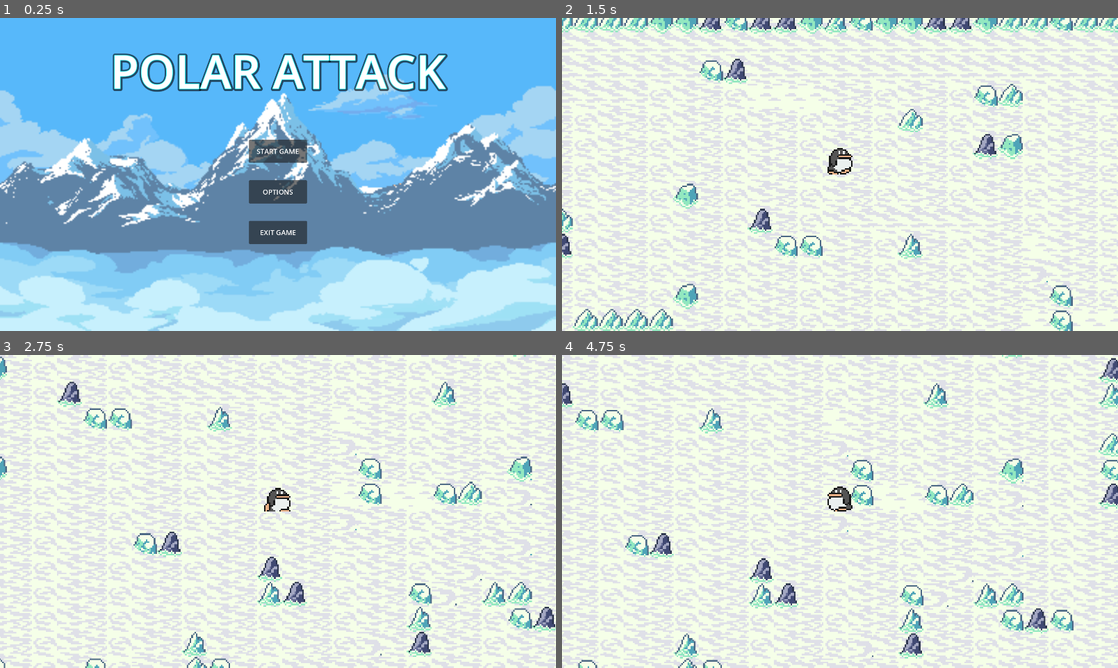
Above: before the commit, frames 1-4 (two rows, left to right).
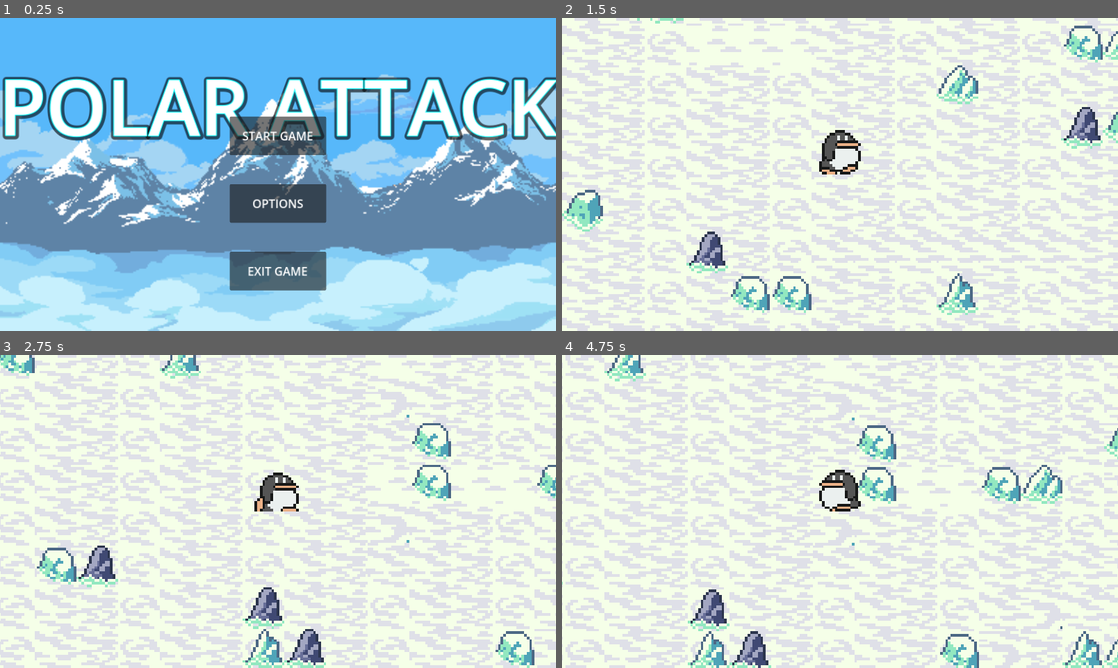
Above: after the commit, the same moments.

Repository: fossaplex/PolarAttack
Game: Godot game, scene res://Scenes/MainMenu/main_menu.tscn
The game is run twice, just before and just after one commit, with the same random seed, the same clock (stepped at 60 frames per second) and the same inputs.
Inputs (mouse positions are in pixels of both pictures, inside the frame that each line leads up to):
- Up to frame 1 (0.25 s): no input
- Up to frame 2 (1.5 s): click "START GAME" at 0.5 s; tap Enter at 1.25 s; move the mouse to (962, 158) at 1.27 s; hold D (move_right) from 1.28 s (still down); click (962, 158) at 1.35 s
- Up to frame 3 (2.75 s): move the mouse to (166, 527) at 2.02 s; release D (move_right) at 2.03 s; hold S (move_down) from 2.03 s (still down); right-click (166, 527) at 2.1 s
- Up to frame 4 (4.75 s): move the mouse to (895, 442) at 2.77 s; release S (move_down) at 2.78 s; hold D (move_right) 2.78-3.53 s; click (895, 442) at 2.85 s; move the mouse to (812, 574) at 3.52 s; hold W (move_up) 3.53-4.28 s; right-click (812, 574) at 3.6 s; click (812, 574) at 3.67 s; move the mouse to (1006, 558) at 4.27 s; hold A (move_left) from 4.28 s (still down); click (1006, 558) at 4.35 s

The runs differ from the first frame. In frame 1, 21% of the frame differs, in the area x 0-100%, y 11-88%; in frame 2, 49%; in frame 3, 49%; in frame 4, 49%, in the area x 0-100%, y 0-100%.

Commit message:
Add custom resizing and window modes

Diff:
--- /dev/null
+++ b/Scenes/OptionsMenu/options_display_button.tscn
@@ -0,0 +1,29 @@
+[gd_scene format=3 uid="uid://byv3d85wpmmt5"]
+
+[node name="OptionsDisplayButton" type="Control"]
+layout_mode = 3
+anchors_preset = 15
+anchor_right = 1.0
+anchor_bottom = 1.0
+grow_horizontal = 2
+grow_vertical = 2
+
+[node name="HBoxContainer" type="HBoxContainer" parent="."]
+layout_mode = 0
+offset_right = 40.0
+offset_bottom = 40.0
+theme_override_constants/separation = 160
+
+[node name="Label" type="Label" parent="HBoxContainer"]
+custom_minimum_size = Vector2(264, 0)
+layout_mode = 2
+theme_override_font_sizes/font_size = 32
+text = "BASE_LABEL"
+vertical_alignment = 1
+
+[node name="VSeparator" type="VSeparator" parent="HBoxContainer"]
+layout_mode = 2
+
+[node name="OptionButton" type="OptionButton" parent="HBoxContainer"]
+custom_minimum_size = Vector2(256, 64)
+layout_mode = 2
--- /dev/null
+++ b/Scenes/OptionsMenu/resolution_mode_button.gd
@@ -0,0 +1,26 @@
+extends Control
+
+@onready var option_button = $HBoxContainer/OptionButton as OptionButton
+
+const RESOLUTION_DICTIONARY : Dictionary = {
+	"1152 x 648" : Vector2i(1152, 648),
+	"1280 x 720" : Vector2i(1280, 720),
+	"1920 x 1080": Vector2i(1920, 1080)
+}
+
+func _ready():
+	add_resolution_items()
+	option_button.item_selected.connect(on_resolution_selected)
+
+func add_resolution_items() -> void:
+	for resolution_size_text in RESOLUTION_DICTIONARY:
+		option_button.add_item(resolution_size_text)
+
+func center_window():
+	var center_screen = DisplayServer.screen_get_position() + DisplayServer.screen_get_size()/2
+	var window_size = get_window().get_size_with_decorations()
+	get_window().set_position(center_screen - window_size/2)
+
+func on_resolution_selected(index : int) -> void:
+	DisplayServer.window_set_size(RESOLUTION_DICTIONARY.values()[index])
+	center_window()
--- /dev/null
+++ b/Scenes/OptionsMenu/resolution_mode_button.tscn
@@ -0,0 +1,10 @@
+[gd_scene load_steps=3 format=3 uid="uid://chao0bdsbluv7"]
+
+[ext_resource type="PackedScene" uid="uid://byv3d85wpmmt5" path="res://Scenes/OptionsMenu/options_display_button.tscn" id="1_swpcj"]
+[ext_resource type="Script" path="res://Scenes/OptionsMenu/resolution_mode_button.gd" id="2_mb7yf"]
+
+[node name="Resolution_Mode_Button" instance=ExtResource("1_swpcj")]
+script = ExtResource("2_mb7yf")
+
+[node name="Label" parent="HBoxContainer" index="0"]
+text = "Resolution"
--- a/Scenes/OptionsMenu/settings_tab_container.tscn
+++ b/Scenes/OptionsMenu/settings_tab_container.tscn
@@ -1,6 +1,8 @@
-[gd_scene load_steps=4 format=3 uid="uid://3asuopfcmplq"]
+[gd_scene load_steps=6 format=3 uid="uid://3asuopfcmplq"]
 
+[ext_resource type="PackedScene" uid="uid://x0v7xw2whipr" path="res://Scenes/OptionsMenu/window_mode_button.tscn" id="1_t4oju"]
 [ext_resource type="PackedScene" uid="uid://box3qopvvcx2h" path="res://Scenes/OptionsMenu/hotkey_rebind_button.tscn" id="1_wiyyd"]
+[ext_resource type="PackedScene" uid="uid://chao0bdsbluv7" path="res://Scenes/OptionsMenu/resolution_mode_button.tscn" id="2_a4par"]
 
 [sub_resource type="StyleBoxEmpty" id="StyleBoxEmpty_p8xkq"]
 
@@ -26,7 +28,7 @@
 grow_horizontal = 2
 grow_vertical = 2
 tab_alignment = 1
-current_tab = 2
+current_tab = 1
 
 [node name="Sound" type="TabBar" parent="TabContainer"]
 visible = false
@@ -70,7 +72,6 @@
 text = "Sound 5"
 
 [node name="Graphics" type="TabBar" parent="TabContainer"]
-visible = false
 layout_mode = 2
 
 [node name="MarginContainer" type="MarginContainer" parent="TabContainer/Graphics"]
@@ -85,32 +86,21 @@
 theme_override_constants/margin_right = 24
 theme_override_constants/margin_bottom = 24
 
-[node name="VBoxContainer" type="VBoxContainer" parent="TabContainer/Graphics/MarginContainer"]
+[node name="ScrollContainer" type="ScrollContainer" parent="TabContainer/Graphics/MarginContainer"]
 layout_mode = 2
-theme_override_constants/separation = 64
-alignment = 1
 
-[node name="Label" type="Label" parent="TabContainer/Graphics/MarginContainer/VBoxContainer"]
+[node name="VBoxContainer" type="VBoxContainer" parent="TabContainer/Graphics/MarginContainer/ScrollContainer"]
 layout_mode = 2
-text = "G1"
+theme_override_constants/separation = 100
 
-[node name="Label2" type="Label" parent="TabContainer/Graphics/MarginContainer/VBoxContainer"]
+[node name="Window_Mode_Button" parent="TabContainer/Graphics/MarginContainer/ScrollContainer/VBoxContainer" instance=ExtResource("1_t4oju")]
 layout_mode = 2
-text = "G2"
 
-[node name="Label3" type="Label" parent="TabContainer/Graphics/MarginContainer/VBoxContainer"]
+[node name="Resolution_Mode_Button" parent="TabContainer/Graphics/MarginContainer/ScrollContainer/VBoxContainer" instance=ExtResource("2_a4par")]
 layout_mode = 2
-text = "G3"
-
-[node name="Label4" type="Label" parent="TabContainer/Graphics/MarginContainer/VBoxContainer"]
-layout_mode = 2
-text = "G4"
-
-[node name="Label5" type="Label" parent="TabContainer/Graphics/MarginContainer/VBoxContainer"]
-layout_mode = 2
-text = "G5"
 
 [node name="Controls" type="TabBar" parent="TabContainer"]
+visible = false
 layout_mode = 2
 
 [node name="MarginContainer" type="MarginContainer" parent="TabContainer/Controls"]
--- /dev/null
+++ b/Scenes/OptionsMenu/window_mode_button.gd
@@ -0,0 +1,52 @@
+extends Control
+
+@onready var option_button = $HBoxContainer/OptionButton as OptionButton
+
+const WINDOW_MODE_ARRAY: Array[String] = [
+	"Full-Screen",
+	"Window Mode",
+	"Borderless Window",
+	"Borderless Full-Screen"
+]
+
+func _ready():
+	add_window_mode_items()
+	select_current_window_mode()
+	option_button.item_selected.connect(on_window_mode_selected)
+
+
+func select_current_window_mode() -> void:
+	var mode = DisplayServer.window_get_mode()
+	var borderless = DisplayServer.window_get_flag(DisplayServer.WINDOW_FLAG_BORDERLESS)
+	match mode:
+		DisplayServer.WINDOW_MODE_FULLSCREEN:
+			if borderless:
+				option_button.select(3)
+			else:
+				option_button.select(0)
+		DisplayServer.WINDOW_MODE_WINDOWED:
+			if borderless:
+				option_button.select(2)
+			else:
+				option_button.select(1)
+		_:
+			pass
+
+func add_window_mode_items() -> void:
+	for window_mode in WINDOW_MODE_ARRAY:
+		option_button.add_item(window_mode)
+
+func on_window_mode_selected(index : int) -> void:
+	match index:
+		0: #Full Screen
+			DisplayServer.window_set_mode(DisplayServer.WINDOW_MODE_FULLSCREEN)
+			DisplayServer.window_set_flag(DisplayServer.WINDOW_FLAG_BORDERLESS, false)
+		1: #Window Mode
+			DisplayServer.window_set_mode(DisplayServer.WINDOW_MODE_WINDOWED)
+			DisplayServer.window_set_flag(DisplayServer.WINDOW_FLAG_BORDERLESS, false)
+		2: # Borderless Window
+			DisplayServer.window_set_mode(DisplayServer.WINDOW_MODE_WINDOWED)
+			DisplayServer.window_set_flag(DisplayServer.WINDOW_FLAG_BORDERLESS, true)
+		3: # Borderless Full Screen
+			DisplayServer.window_set_mode(DisplayServer.WINDOW_MODE_FULLSCREEN)
+			DisplayServer.window_set_flag(DisplayServer.WINDOW_FLAG_BORDERLESS, true)
--- /dev/null
+++ b/Scenes/OptionsMenu/window_mode_button.tscn
@@ -0,0 +1,10 @@
+[gd_scene load_steps=3 format=3 uid="uid://x0v7xw2whipr"]
+
+[ext_resource type="PackedScene" uid="uid://byv3d85wpmmt5" path="res://Scenes/OptionsMenu/options_display_button.tscn" id="1_5wp2q"]
+[ext_resource type="Script" path="res://Scenes/OptionsMenu/window_mode_button.gd" id="2_l8kee"]
+
+[node name="Window_Mode_Button" instance=ExtResource("1_5wp2q")]
+script = ExtResource("2_l8kee")
+
+[node name="Label" parent="HBoxContainer" index="0"]
+text = "Window Mode"
--- a/project.godot
+++ b/project.godot
@@ -16,11 +16,9 @@
 
 [display]
 
-window/size/viewport_width=1920
-window/size/viewport_height=1080
 window/size/window_width_override=1280
 window/size/window_height_override=720
-window/stretch/mode="viewport"
+window/stretch/mode="canvas_items"
 
 [input]
 
